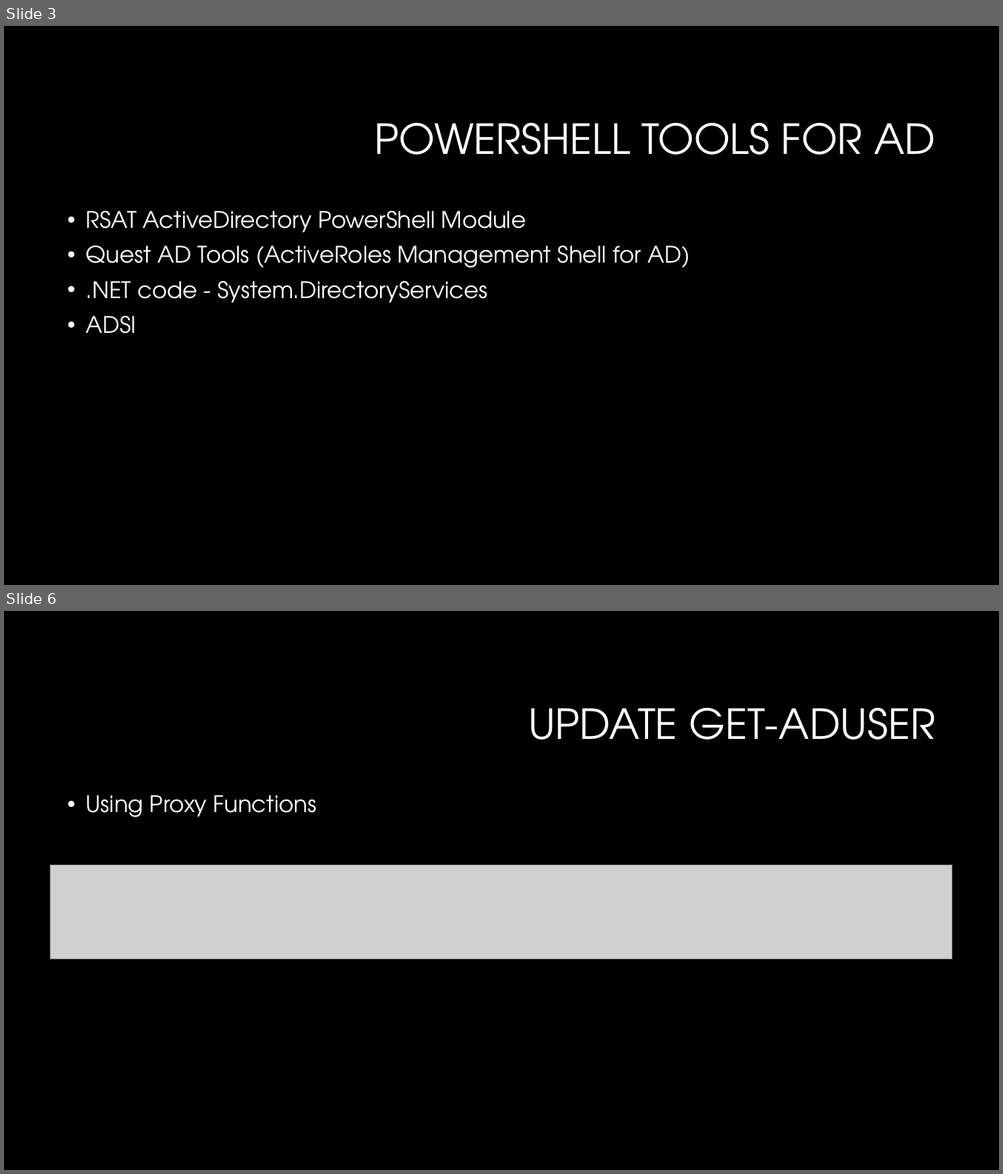
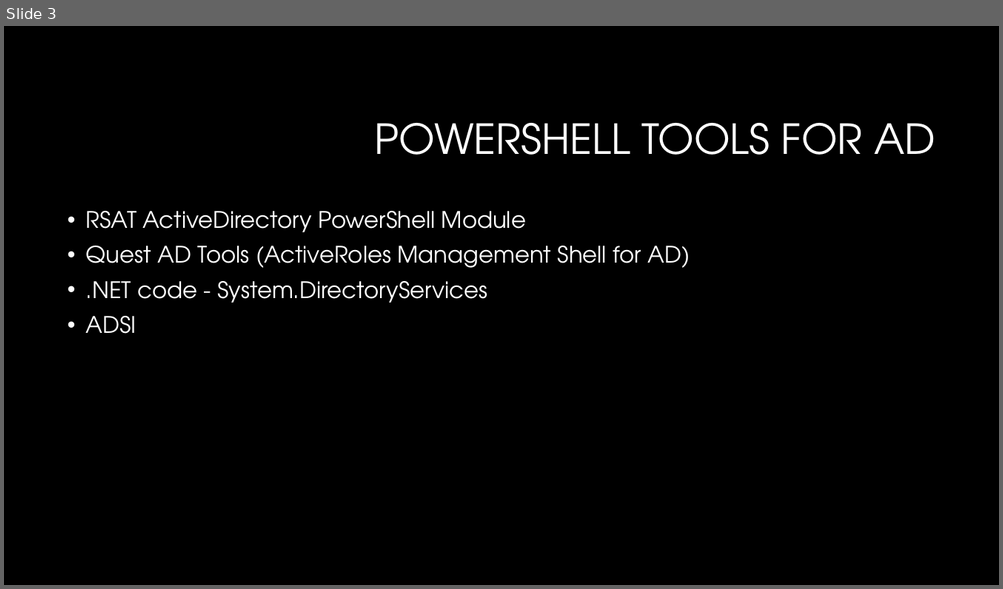
Before and after one commit to AndySchneiderDev-zz/PowerShellSummit, a slide deck: PS Summit AD Tips and Tricks.pptx. Shown one above the other, each under a label of ours: slides 3 and 6 before the commit, slide 3 after it; the slides between them are not shown. The pictures are 1003x1174 and 1003x589 pixels, drawn with LibreOffice and Linux fonts; fonts in the diff are those of the drawing; grey boxes stand for pictures; background and template pictures are left out. Boxes give left, top, right and bottom in pixels: in the first picture for what was removed or moved away, otherwise in the second. Text is boxed around its words. In the diff, an @@ line names an element or a change of style, - is before the commit and + after.

```diff
--- a/PS Summit AD Tips and Tricks.pptx
+++ b/PS Summit AD Tips and Tricks.pptx
@@ slide 6 removed at box(4, 611, 999, 1170), background #000000 @@
@@ title removed at box(528, 708, 935, 740) @@
-UPDATE GET-ADUSER
@@ text removed at box(86, 795, 316, 817) @@
-• Using Proxy Functions
@@ picture removed at box(51, 865, 952, 959) @@
```
Also in this commit, not shown: 4 slides changed.
